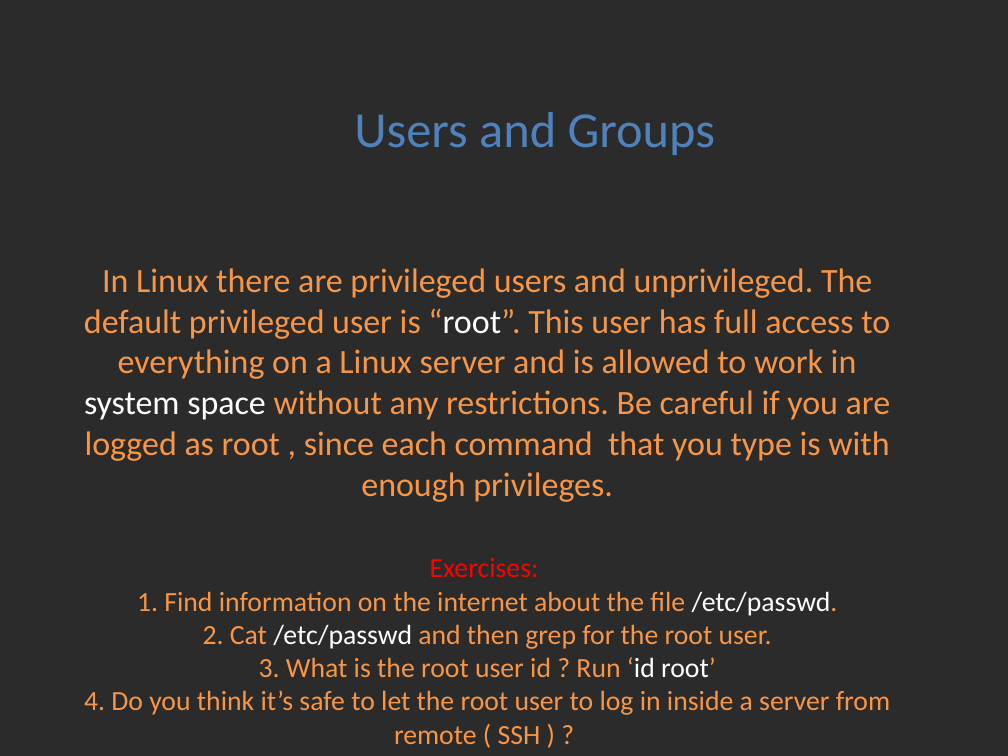
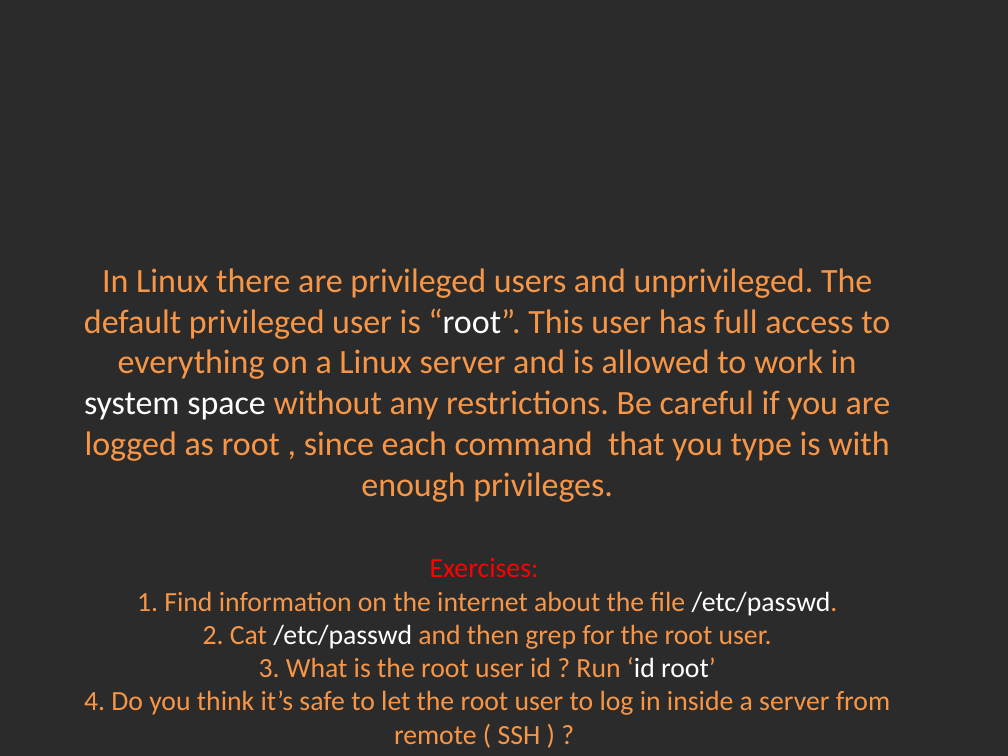
Before and after one commit to Academy-Soft-Intellect/Linux-Course, a slide deck: slide 3 of 4.Users_And_UsersGroups/04-UsersAndUsersGroups.pptx (slide 1 before the commit). Drawn at 1008x756 pixels with LibreOffice and Linux fonts; fonts in the diff are those of the drawing; background and template pictures are left out; a plain dark background stands for a picture behind light text. Boxes give left, top, right and bottom in pixels: in the first picture for what was removed or moved away, otherwise in the second. Text is boxed around its words. In the diff, an @@ line names an element or a change of style, - is before the commit and + after.

Commit message:
users and groups.

```diff
--- a/4.Users_And_UsersGroups/04-UsersAndUsersGroups.pptx
+++ b/4.Users_And_UsersGroups/04-UsersAndUsersGroups.pptx
@@ text removed at [354,112,715,155] @@
-Users and Groups
```
Also in this commit, not shown: 3 other slides changed, 3 slides added, 1 other file.
